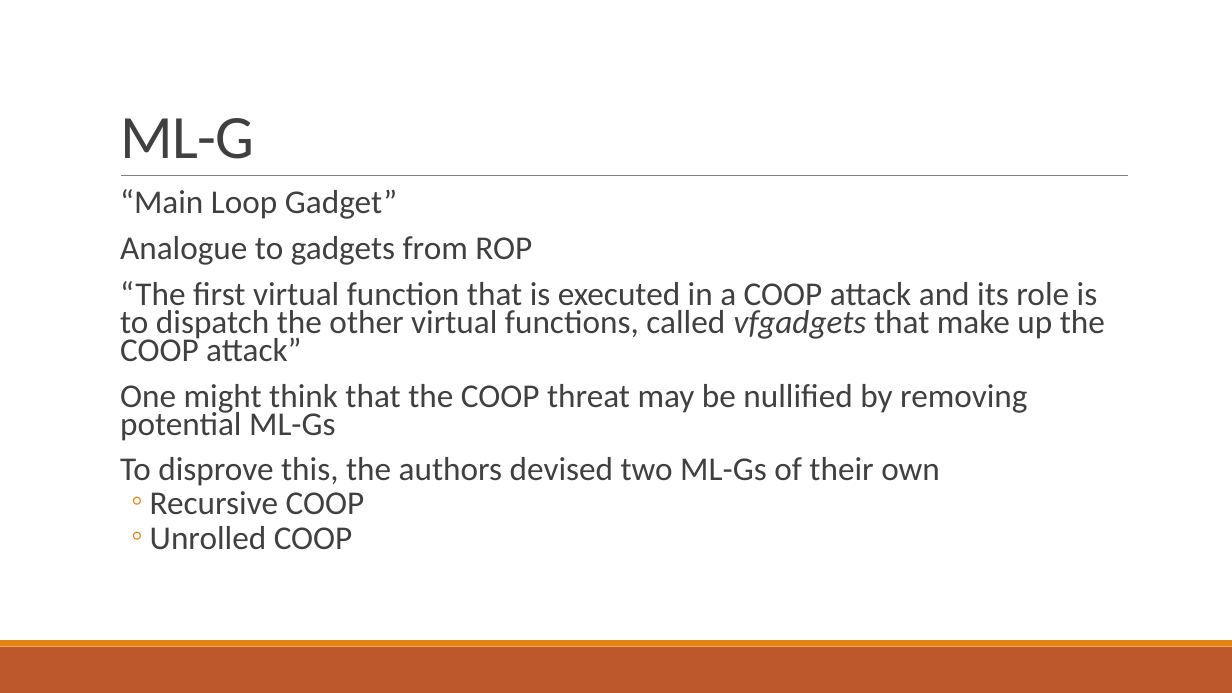
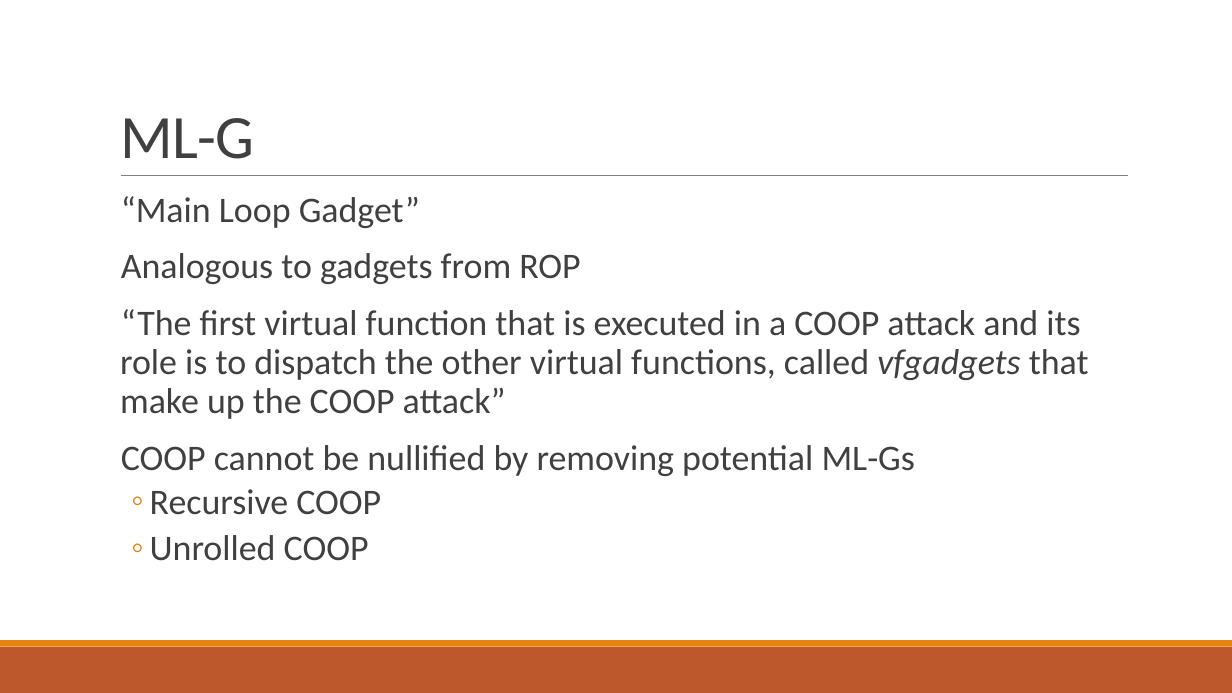
Before and after one commit to bretafinley/coop, a slide deck: slide 17 of COOP.pptx. Drawn at 1232x693 pixels with LibreOffice and Linux fonts; fonts in the diff are those of the drawing. Boxes give left, top, right and bottom in pixels: in the first picture for what was removed or moved away, otherwise in the second. Text is boxed around its words. In the diff, an @@ line names an element or a change of style, - is before the commit and + after.

```diff
--- a/COOP.pptx
+++ b/COOP.pptx
@@ text at bbox=[120, 196, 1089, 561]: size 25.9 to 28 pt in "“Main Loop Gadget”", "“The first virtual function that is executed ...", "Recursive COOP", "Unrolled COOP"; line spacing 0.7 to 0.9 @@
@@ text at bbox=[121, 253, 580, 284]: text changed; size 25.9 to 28 pt @@
-  Analogue to gadgets from ROP
+  Analogous to gadgets from ROP
@@ text at bbox=[121, 445, 915, 476]: text changed; size 25.9 to 28 pt @@
-  One might think that the COOP threat may be nullified by removing potential ML-Gs
-  To disprove this, the authors devised two ML-Gs of their own
+  COOP cannot be nullified by removing potential ML-Gs
```
Also in this commit, not shown: 27 other slides changed, 1 other file.
